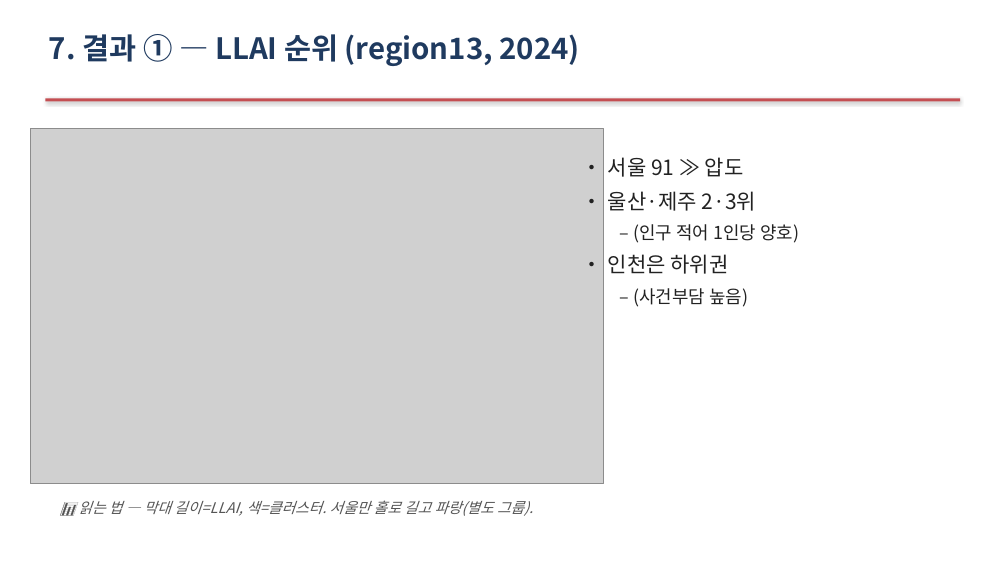
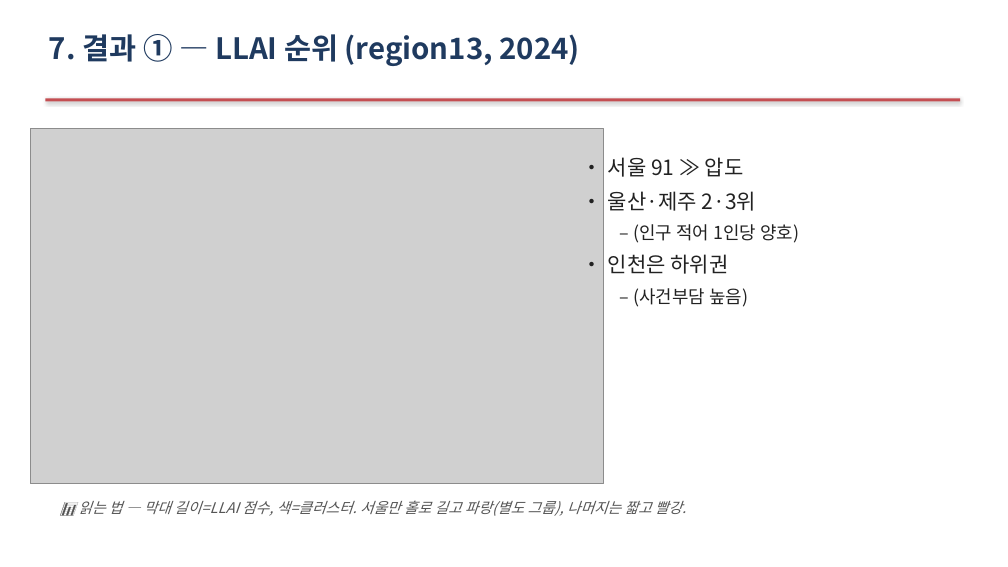
Before and after one commit to Allenkeem/llai-project, a slide deck: slide 11 of reports/발표자료.pptx (slide 12 before the commit). Drawn at 1008x567 pixels with LibreOffice and Linux fonts; fonts in the diff are those of the drawing; grey boxes stand for pictures. Boxes give left, top, right and bottom in pixels: in the first picture for what was removed or moved away, otherwise in the second. Text is boxed around its words. In the diff, an @@ line names an element or a change of style, - is before the commit and + after.

```diff
--- a/reports/발표자료.pptx
+++ b/reports/발표자료.pptx
@@ text at (x1=78, y1=500, x2=686, y2=516): text changed @@
-📊 읽는 법 — 막대 길이=LLAI, 색=클러스터. 서울만 홀로 길고 파랑(별도 그룹).
+📊 읽는 법 — 막대 길이=LLAI 점수, 색=클러스터. 서울만 홀로 길고 파랑(별도 그룹), 나머지는 짧고 빨강.
```
Also in this commit, not shown: 11 other slides changed, 5 other files.
